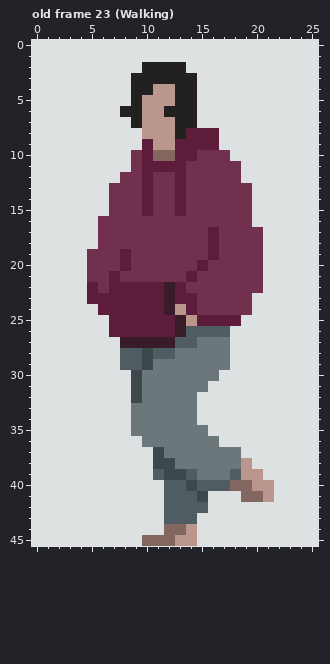
Edited in one commit: pixel-art file (Assets/Sprites/Animaciones - Claire.aseprite). Above, as it was before the edit.
26x46 pixels, 24 frames. Shown: old frame 23 (Walking). The commit also changed other frames, which this record leaves out.
After:
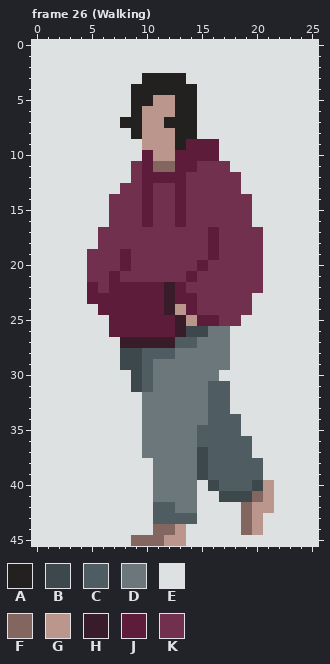
Palette (. is transparent): A #23211f  B #3d484c  C #4f5d62  D #6b777b  E #dee1e1  F #82665f  G #ba968d  H #391c29  J #5d1d3a  K #71314e
A new or re-ordered frame is compared with the old frame closest to it.
Message: walking animation done
What changed:
frames 24 -> 28
layer "Layer 3" added
layer "Layer 1" added
layer "Layer 2" added
layer "Claire Walking" removed
--- frame 26 (Walking) is new; against old frame 23 (Walking)
@@ x 4..21 @@
  1 EEEEEEEEEEEEEEEEEE
- 2 EEEEEEAAAAEEEEEEEE
- 3 EEEEEAAAAAAEEEEEEE
- 4 EEEEEAAGGAAEEEEEEE
- 5 EEEEEAGGGAAEEEEEEE
- 6 EEEEAAGGAAAEEEEEEE
- 7 EEEEEAGGGAAEEEEEEE
- 8 EEEEEEGGGAJJJEEEEE
- 9 EEEEEEJGGJJJJEEEEE
-10 EEEEEKJFFJJKKKEEEE
-11 EEEEEKJJJJKKKKKEEE
-12 EEEEKKJKKJKKKKKEEE
-13 EEEKKKJKKJKKKKKKEE
+ 2 EEEEEEEEEEEEEEEEEE
+ 3 EEEEEEAAAAEEEEEEEE
+ 4 EEEEEAAAAAAEEEEEEE
+ 5 EEEEEAAGGAAEEEEEEE
+ 6 EEEEEAGGGAAEEEEEEE
+ 7 EEEEAAGGAAAEEEEEEE
+ 8 EEEEEAGGGAAEEEEEEE
+ 9 EEEEEEGGGAJJJEEEEE
+10 EEEEEEJGGJJJJEEEEE
+11 EEEEEKJFFJJKKKEEEE
+12 EEEEEKJJJJKKKKKEEE
+13 EEEEKKJKKJKKKKKEEE
 14 EEEKKKJKKJKKKKKKEE
 15 EEEKKKJKKJKKKKKKEE
-16 EEKKKKKKKKKKKKKKEE
+16 EEEKKKJKKJKKKKKKEE
 17 EEKKKKKKKKKKJKKKKE
@@ x 6..23 @@
 24 JJJJJJHGJKKKKKEEEE
-25 EJJJJJJHGJJJJEEEEE
-26 EJJJJJJHCCCCEEEEEE
+25 EJJJJJJHGJJKKEEEEE
+26 EJJJJJJHBBDDEEEEEE
 27 EEHHHHHCCDDDEEEEEE
-28 EECCBCCDDDDDEEEEEE
-29 EECCBDDDDDDDEEEEEE
-30 EEEBDDDDDDDEEEEEEE
-31 EEEBDDDDDDEEEEEEEE
-32 EEEBDDDDDEEEEEEEEE
-33 EEEDDDDDDEEEEEEEEE
-34 EEEDDDDDDEEEEEEEEE
-35 EEEDDDDDDDEEEEEEEE
-36 EEEEDDDDDDDEEEEEEE
-37 EEEEEBDDDDDDDEEEEE
-38 EEEEEBBDDDDDDGEEEE
-39 EEEEECBBCDDDCGGEEE
-40 EEEEEECCBCCCFFGGEE
-41 EEEEEECCCBEEEFFGEE
-42 EEEEEECCCCEEEEEEEE
-43 EEEEEECCCEEEEEEEEE
-44 EEEEEEFFGEEEEEEEEE
-45 EEEEFFFGGEEEEEEEEE
+28 EEBBCCCDDDDDEEEEEE
+29 EEBBCDDDDDDDEEEEEE
+30 EEEBCDDDDDDEEEEEEE
+31 EEEBCDDDDDCCEEEEEE
+32 EEEEDDDDDDCCEEEEEE
+33 EEEEDDDDDDCCEEEEEE
+34 EEEEDDDDDDCCCEEEEE
+35 EEEEDDDDDCCCCEEEEE
+36 EEEEDDDDDCCCCCEEEE
+37 EEEEDDDDDBCCCCEEEE
+38 EEEEEDDDDBCCCCCEEE
+39 EEEEEDDDDBCCCCCEEE
+40 EEEEEDDDDEBCCCBGEE
+41 EEEEEDDDDEEBBBFGEE
+42 EEEEECCDDEEEEFGGEE
+43 EEEEECCCCEEEEFGEEE
+44 EEEEEFFGEEEEEFGEEE
+45 EEEFFFGGEEEEEEEEEE
